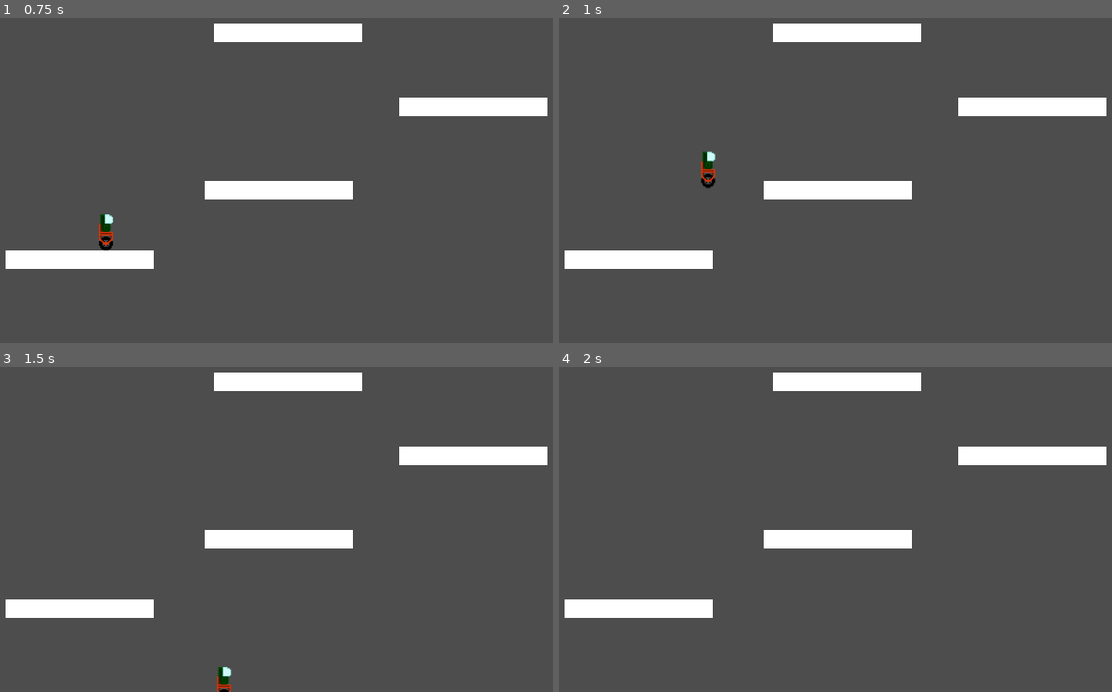
Above: before the commit, frames 1-4 (two rows, left to right).
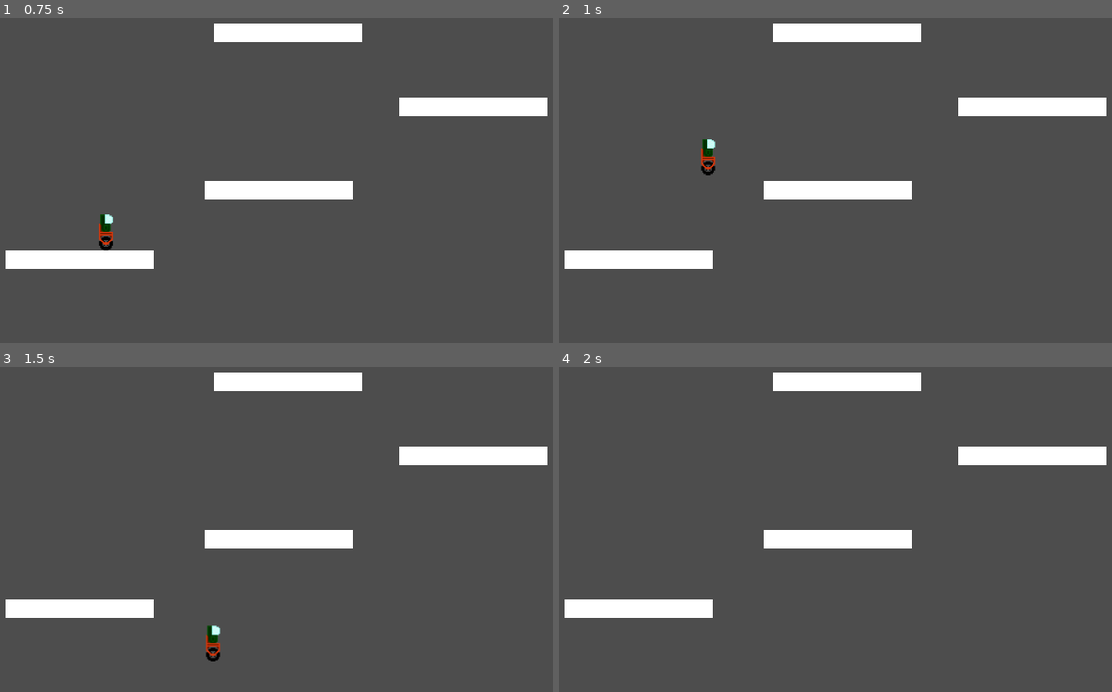
Above: after the commit, the same moments.

Repository: xjarlie/godot-platformer-test
Game: Godot game, scene res://main.tscn
Two runs of this game, one before a commit and one after it. Both use one fixed random seed, a clock stepped at 60 frames per second and the inputs below.
Inputs:
- Up to frame 1 (0.75 s): tap Enter at 0.5 s; hold D (move_right) from 0.53 s (still down)
- Up to frame 2 (1 s): keep holding D (move_right); tap Space (jump) at 0.77 s
- Up to frame 3 (1.5 s): keep holding D (move_right)
- Up to frame 4 (2 s): keep holding D (move_right); tap Space (jump) at 1.52 s

Frame 1 is identical in both runs. In frame 2, 0.3% of the frame differs, in the area x 25-29%, y 37-53%; in frame 3, 0.4%, in the area x 37-42%, y 79-100%; in frame 4, nothing differs.

Commit message:
Update player.gd

Diff:
--- a/player.gd
+++ b/player.gd
@@ -2,7 +2,7 @@
 
 
 @export var SPEED = 300.0
-@export var JUMP_SPEED = 800.0
+@export var JUMP_SPEED = 900.0
 @export_range(0.0, 1.0) var friction = 0.1;
 @export_range(0.0, 1.0) var acceleration = 0.25;
 @export var gravity = 3000;
@@ -30,4 +30,10 @@
 		#velocity.x = move_toward(velocity.x, 0, SPEED)
 		velocity.x = lerp(velocity.x, 0.0, friction)
 
+	if velocity.x > 0:
+		$Sprite2D.set_flip_h(false);
+	elif velocity.x < 0:
+		$Sprite2D.set_flip_h(true);
+
+
 	move_and_slide()
